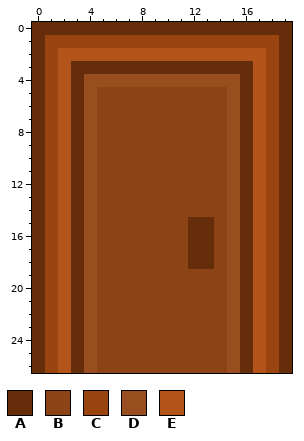
Pixel-art sprite, stored at Assets/WersyTuwima/Textures/house-door.png. Above, as it was before the edit.
The file is 20x27 pixels. Colours within 5 levels of each other are drawn and written as one.
Palette (. is transparent): A #662d0a  B #8c4315  C #99440f  D #994e1f  E #b3551b
Pixels before, first column x 0:
 0 AAAAAAAAAAAAAAAAAAAA
 1 ACCCCCCCCCCCCCCCCCCA
 2 ACEEEEEEEEEEEEEEEECA
 3 ACEAAAAAAAAAAAAAAECA
 4 ACEADDDDDDDDDDDDAECA
 5 ACEADBBBBBBBBBBDAECA
 6 ACEADBBBBBBBBBBDAECA
 7 ACEADBBBBBBBBBBDAECA
 8 ACEADBBBBBBBBBBDAECA
 9 ACEADBBBBBBBBBBDAECA
10 ACEADBBBBBBBBBBDAECA
11 ACEADBBBBBBBBBBDAECA
12 ACEADBBBBBBBBBBDAECA
13 ACEADBBBBBBBBBBDAECA
14 ACEADBBBBBBBBBBDAECA
15 ACEADBBBBBBBAABDAECA
16 ACEADBBBBBBBAABDAECA
17 ACEADBBBBBBBAABDAECA
18 ACEADBBBBBBBAABDAECA
19 ACEADBBBBBBBBBBDAECA
20 ACEADBBBBBBBBBBDAECA
21 ACEADBBBBBBBBBBDAECA
22 ACEADBBBBBBBBBBDAECA
23 ACEADBBBBBBBBBBDAECA
24 ACEADBBBBBBBBBBDAECA
25 ACEADBBBBBBBBBBDAECA
26 ACEADBBBBBBBBBBDAECA
New version:
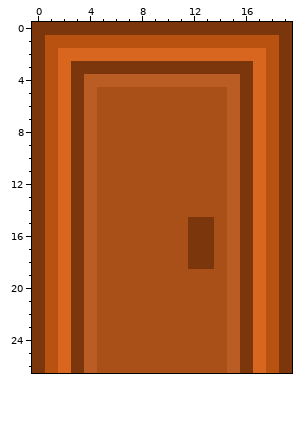
The edit:
colour A: #662d0a -> #7b360c
colour B: #8c4315 -> #a95019
colour C: #99440f -> #b95111
colour D: #994e1f -> #b95d25
colour E: #b3551b -> #d9661f
Pixel boxes of the changes (left, top, right, bottom) in both pictures:
changed: (32, 22, 292, 373)
